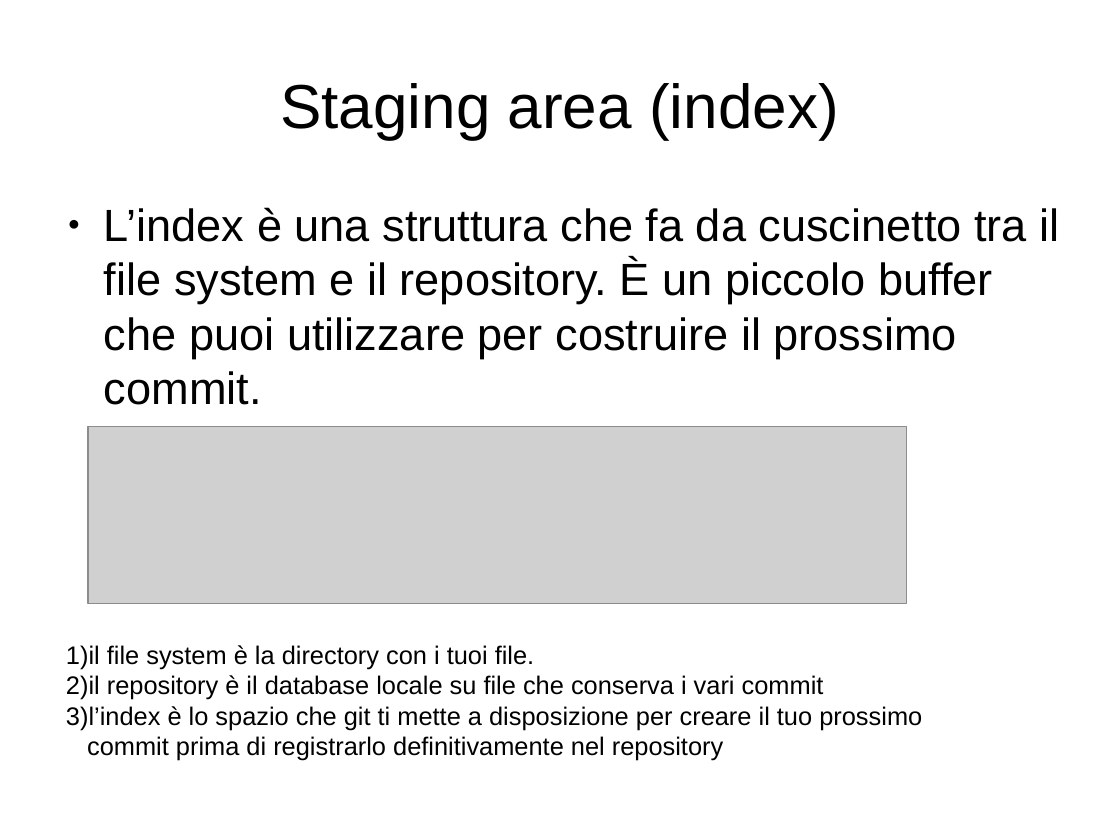
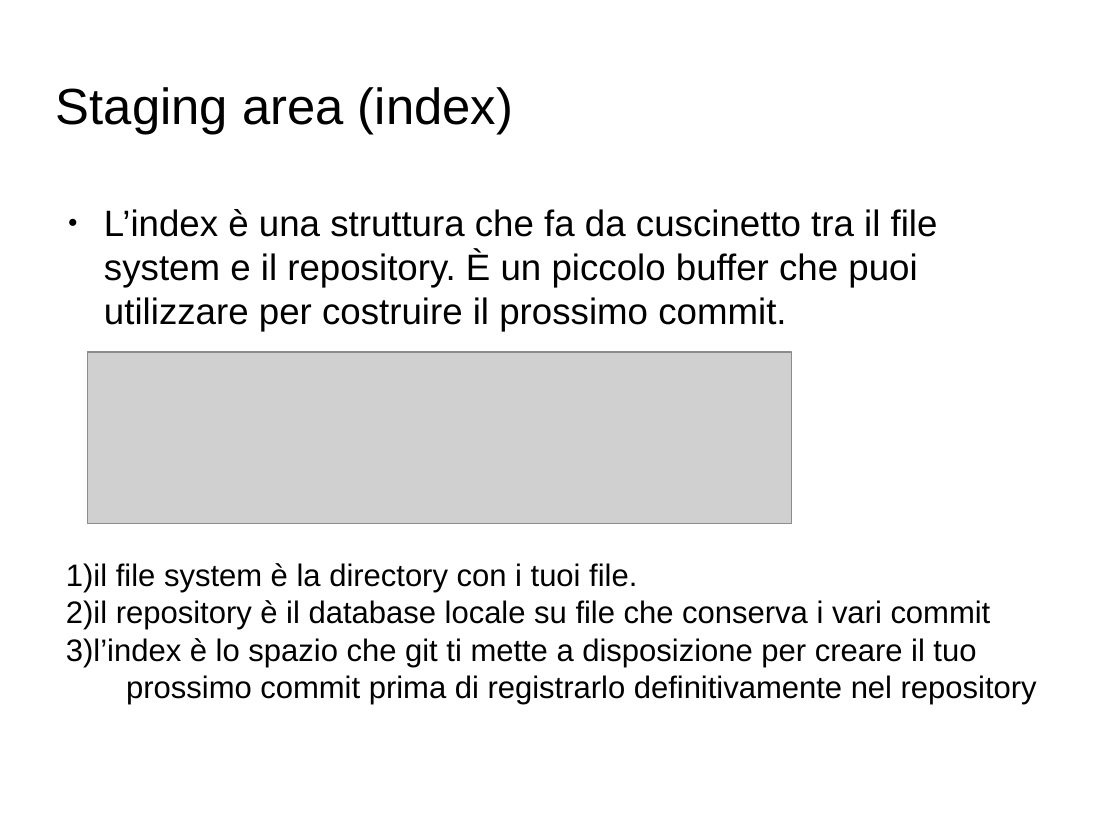
Before and after one commit to GioeleCicchini/Git-Presentation, a slide deck: slide 7 of presentazione git.odp (slide 6 before the commit). Drawn at 1120x840 pixels with LibreOffice and Linux fonts; fonts in the diff are those of the drawing; grey boxes stand for pictures; background and template pictures are left out. Boxes give left, top, right and bottom in pixels: in the first picture for what was removed or moved away, otherwise in the second. Text is boxed around its words. In the diff, an @@ line names an element or a change of style, - is before the commit and + after.

```diff
--- a/presentazione git.odp
+++ b/presentazione git.odp
@@ title "Staging area (index)": place and size @@
-title "Staging area (index)" at bbox=[280, 83, 839, 139]
+title "Staging area (index)" at bbox=[56, 87, 513, 134]
@@ title "Staging area (index)" at bbox=[56, 87, 513, 134]: size 44 to 36 pt; alignment centre to left @@
@@ text "L’index è una struttura che ..." at bbox=[104, 209, 938, 331]: size 32 to 26 pt @@
@@ picture: place and size @@
-picture at bbox=[88, 427, 908, 604]
+picture at bbox=[88, 352, 793, 523]
@@ text "1)il file system è la ...": place and size @@
-text "1)il file system è la ..." at bbox=[66, 645, 922, 761]
+text "1)il file system è la ..." at bbox=[66, 563, 1037, 704]
@@ text "1)il file system è la ..." at bbox=[66, 563, 1037, 704]: size 18 to 22 pt @@
```
Also in this commit, not shown: 10 other slides changed, 1 slide added, 1 other file.
